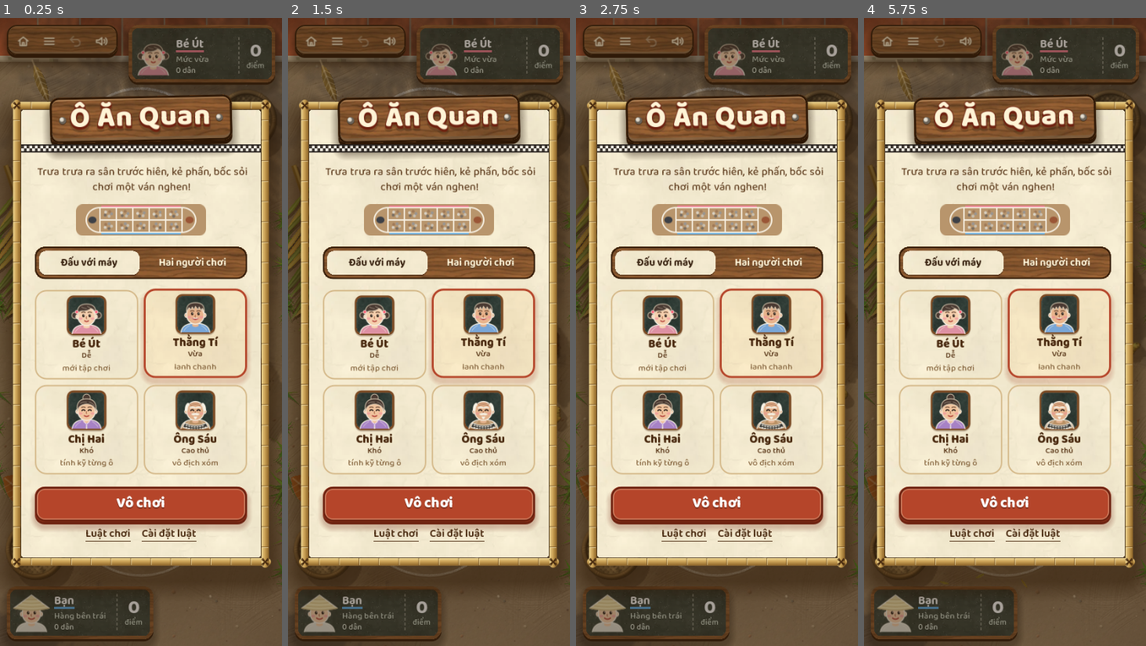
Above: before the commit, frames 1-4 (left to right).
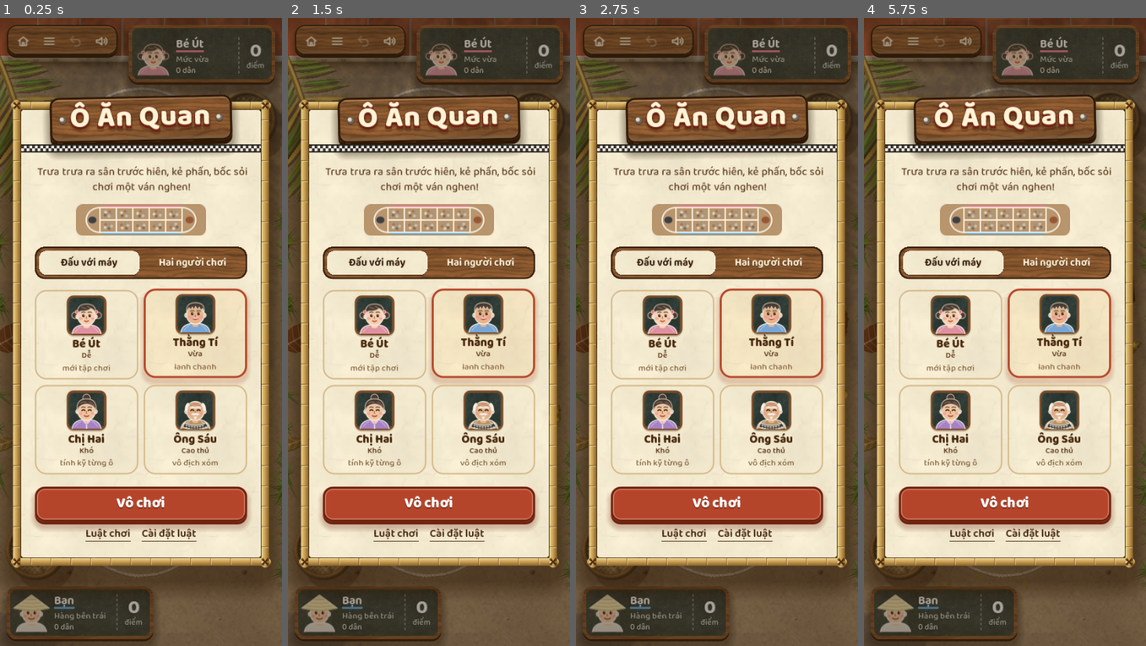
Above: after the commit, the same moments.

Repository: holinhcz/vu-mua
Game: Godot game, scene res://main.tscn
The game is run twice, just before and just after one commit, with the same random seed, the same clock (stepped at 60 frames per second) and the same inputs.
Inputs (mouse positions are in pixels of both pictures, inside the frame that each line leads up to):
- Up to frame 1 (0.25 s): no input
- Up to frame 2 (1.5 s): tap Enter at 0.5 s; drag from (429, 332) to (457, 193) at 0.52 s; drag from (429, 332) to (414, 457) at 1.27 s
- Up to frame 3 (2.75 s): move the mouse to (745, 193) at 2.02 s; hold Right from 2.03 s (still down); tap Z at 2.1 s
- Up to frame 4 (5.75 s): release Right at 2.75 s; tap Space at 2.75, 4.25 s; drag from (990, 457) to (920, 237) at 2.77 s; tap Enter at 3.5, 5 s; move the mouse to (1089, 426) at 3.52 s; hold Left 3.53-4.25 s; tap 5 at 3.6 s; drag from (920, 237) to (962, 175) at 4.27 s; move the mouse to (1019, 332) at 5.02 s; hold Down from 5.03 s (still down); tap 1 at 5.1 s; click (1019, 332) at 5.17 s

The runs differ from the first frame. In frame 1, 1.0% of the frame differs, in the area x 0-100%, y 5-95%; in frame 2, 1.0%; in frame 3, 1.0%; in frame 4, 1.0%.

Commit message:
Ô ăn quan riêng: bỏ lu nước, nón, dép; sỏi dân + quan vẽ lại 9px (tools/oq/oq9.py, 40+2 file peb/); gà + nền đất lấy bên caro
Co-Authored-By: Claude Opus 5.5 <noreply@anthropic.com>
Claude-Session: https://claude.ai/code/session_01TQanobV4trnR46FjZ3o1gf

Diff:
--- a/src/oaq/logic/oq/oq_art.gd
+++ b/src/oaq/logic/oq/oq_art.gd
@@ -4,11 +4,10 @@
 # bóng đổ của hình theo mặt trời, chân dung vẽ phấn màu (SVG), biểu tượng nút.
 # Hình nào giống hệt Cờ gánh (đất, gạch tàu, gà, dép, lu, chổi, tàu dừa) lấy chung ui/img/cg/; hình riêng ở ui/img/oq/.
 
-const OWN := ["basket", "non", "quan", "pebbles", "uiwood", "uislate", "uipaper"]
-const PEB_N := 40
-const PEB_SZ := 72
+const OWN := ["basket", "uiwood", "uislate", "uipaper", "peb/"]
+const PEB_N := 40   # sỏi dân 9px (Link 11-22 "vẽ lại sỏi 4k 9px"): mỗi viên 1 file peb/p0..39, quan peb/q0, q1 (tools/oq/oq9.py)
 static func path(name: String) -> String:
-	return ("res://ui/img/oq/" if OWN.has(name) else "res://ui/img/cg/") + name + ".webp"
+	return ("res://ui/img/oq/" if OWN.has(name) or name.begins_with("peb/") else "res://ui/img/cg/") + name + ".webp"
 
 static var _font := {}
 static var _base: FontFile = null
--- a/src/oaq/logic/oq/oq_bg.gd
+++ b/src/oaq/logic/oq/oq_bg.gd
@@ -125,10 +125,10 @@
 	var H: float = L.H
 	_rng_seed(20261028)
 	texture_repeat = CanvasItem.TEXTURE_REPEAT_ENABLED
-	# đất sân: ảnh lặp, cỡ theo màn
-	var ts := maxf(560.0, maxf(W, H) * 0.62) / 1024.0
+	# đất sân: ảnh đất 9px của sân caro (Link 11-22 "lấy nền đất bên caro qua"), 9 điểm ảnh / css, lặp
+	var ts := 1.0 / 9.0
 	_T(xf(Vector2.ZERO, 0.0, Vector2(ts, ts)))
-	draw_texture_rect_region(A.img("ground"), Rect2(0, 0, W / ts, H / ts), Rect2(0, 0, W / ts, H / ts))
+	draw_texture_rect_region(A.img("dat"), Rect2(0, 0, W / ts, H / ts), Rect2(0, 0, W / ts, H / ts))
 	_T()
 	radial(Vector2(W * 0.42, H * 0.5), maxf(W, H) * 0.75, [[0.0, Color8(255, 236, 200, 26)], [1.0, Color8(60, 35, 15, 41)]])
 	_porch(L)
@@ -301,33 +301,7 @@
 					t += ha * 0.5
 				done = true
 				break
-	# dép lào để trên bậc hiên (26 cm)
-	var dl := 26 * CM
-	var dD := dl / 0.82
-	for tries in 80:
-		if sp != null:
-			break
-		var x := dD * 0.5 + rng() * (W - dD)
-		var y := ph + dl * (0.02 + rng() * 0.22)
-		if free.call(x, y, dl * 0.52):
-			sp = Vector2(x, y)
-	if sp != null:
-		var a := (rng() - 0.5) * 0.5
-		on_ground("dep", Rect2i(), sp, dD, dD, a, dl * 0.035)
-		used.call(sp.x, sp.y, dl * 0.6)
-	# lu da lươn ở góc hiên
-	for f in [30, 27]:
-		var lr: float = f * CM
-		sp = _find_spot(L, lr, false, func(x: float, y: float) -> float:
-			var off := maxf(0, lr - x) + maxf(0, x + lr - W) + maxf(0, lr - y) + maxf(0, y + lr - H)
-			if off > lr * 0.8 or absf(x - cx) < W * 0.22:
-				return -1e9
-			return -absf(y - (ph + lr * 0.1)) * 0.6 + absf(x - cx) * 0.6 - off * 2)
-		if sp != null:
-			var D := lr * 2 / 0.92
-			on_ground("lu", Rect2i(), sp, D, D, 0.0, lr * 1.3)
-			used.call(sp.x, sp.y, lr * 1.02)
-			break
+	# Link 11-22: bỏ dép, lu nước, nón lá
 	# chổi chà nằm dọc bậc hiên hoặc mép dưới, cán ló ra ngoài màn
 	var bl := minf(110 * CM, W * 0.5)
 	var bh := bl / 3
@@ -387,14 +361,6 @@
 		while t <= 0.5:
 			used.call(fb[0] + cos(fb[2]) * fl * t, fb[1] + sin(fb[2]) * fl * t, fl * 0.13)
 			t += 0.125
-	# nón lá 42 cm, ló ra mép màn tối đa một phần ba
-	var nr := 21 * CM
-	sp = _find_spot(L, nr * 1.05, false, func(x: float, y: float) -> float:
-		var off := maxf(0, nr - x) + maxf(0, x + nr - W) + maxf(0, nr - y) + maxf(0, y + nr - H)
-		return -1e9 if off > nr * 0.65 else far.call(x, y) * 0.5 + (40.0 if y > cy else 0.0) - off * 2)
-	if sp != null:
-		_non(sp.x, sp.y, nr)
-		used.call(sp.x, sp.y, nr * 1.08)
 	# lá khô (lá bàng, lá xoài) rải rác
 	var placed := 0
 	var want := mini(10, roundi(W * H / (s * s * 3.2)))
@@ -446,16 +412,6 @@
 	for b in blades:
 		_fill(b[0], b[1])
 	_T()
-
-func _non(x: float, y: float, r: float) -> void:
-	# quai nón nằm lòi ra dưới vành
-	var pts := cubic(Vector2(x - r * 0.5, y + r * 0.62), Vector2(x - r * 0.75, y + r * 1.1), Vector2(x - r * 0.2, y + r * 1.25), Vector2(x + r * 0.15, y + r * 0.9), 20)
-	var lw := maxf(2.0, r * 0.05)
-	_T(xf(Vector2(1.5, 2)))
-	draw_polyline(pts, Color8(40, 25, 10, 60), lw * 1.4, true)
-	_T()
-	draw_polyline(pts, Color("#e9e2d6"), lw, true)
-	on_ground("non", Rect2i(), Vector2(x, y), 2 * r, 2 * r, 0.0, r * 0.8)
 
 func _frond(x: float, y: float, ln: float, ang: float) -> void:
 	var bend := ln * 0.12
--- a/src/oaq/logic/oq/oq_game.gd
+++ b/src/oaq/logic/oq/oq_game.gd
@@ -473,10 +473,10 @@
 			c.x = q3.x
 			c.y = q3.y
 
-func _draw_animal(name: String, cell: int, ln: float, span: float, x: float, y: float, a: float, pose: int, off: Vector2) -> void:
-	var k := ((roundi(a / TAU * 16) % 16) + 16) % 16
+func _draw_animal(name: String, ln: float, span: float, x: float, y: float, rot: float, off: Vector2) -> void:
+	# gà 9px của caro (Link 11-22 "lấy gà bên caro qua"): 1 ảnh nhìn từ trên, xoay theo hướng đi; chỉ bóng sát đất
 	var D := ln / span
-	A.on_ground(self, K, name, Rect2i(k * cell, pose * cell, cell, cell), Vector2(x, y) + off, D, D, 0.0, ln * 0.5)
+	A.on_ground(self, K, name, Rect2i(), Vector2(x, y) + off, D, D, rot, 0.0)
 
 # ============================================================ sỏi (hình + vật lý)
 func mk_stone(kind: String, home: String, p: Vector2, variant := -1) -> Dictionary:
@@ -942,10 +942,10 @@
 	if FARM.hen != null and not _baking:
 		for c in FARM.chicks:
 			var hop: float = absf(sin(c.hop)) * c.len * 0.06
-			_draw_animal("chick", 72, c.len, 0.57, c.x, c.y - hop, c.a, c.peck, sh)
+			_draw_animal("gacon", c.len, 0.91, c.x + cos(c.a) * c.len * 0.08 * c.peck, c.y - hop + sin(c.a) * c.len * 0.08 * c.peck, c.a, sh)
 		var h = FARM.hen
 		var bob: float = sin(h.bob) * h.len * 0.01
-		_draw_animal("hen", 200, h.len, 0.72, h.x, h.y + bob, h.a, h.peck, sh)
+		_draw_animal("ga", h.len, 0.6, h.x + cos(h.a) * h.len * 0.05 * h.peck, h.y + bob + sin(h.a) * h.len * 0.05 * h.peck, h.a - 2.6, sh)
 	# ô đi được: vệt nắng mờ trong ô + vòng phấn
 	var live := human_live()
 	_LG(sh)
@@ -993,8 +993,8 @@
 			continue
 		var a2 := (al * 0.45 if st.z > 0.25 else al) * 0.7
 		draw_texture_rect_region(A.atlas, Rect2(P.x + off * 0.55 - ss / 2, P.y + off * 0.75 - ss / 2 + R * 0.12, ss, ss * 0.92), A.R_SOFT, Color(1, 1, 1, a2))
-	var qt := A.img("quan")
-	var pb := A.img("pebbles")
+	var qt: Texture2D = null
+	var pb: Texture2D = null
 	var up := func(st: Dictionary) -> bool: return st.home == "h" or (st.fly != null and st.z > 0.05)
 	for st in lst:
 		if not up.call(st):
@@ -1054,10 +1054,9 @@
 	var D: float = st.r * L.s * 2 / 0.8 * (1 + st.z * 0.28)
 	var dst := Rect2(P.x - D / 2, Y - D / 2, D, D)
 	if st.kind == "q":
-		draw_texture_rect_region(qt, dst, Rect2(int(st.v) * 200, 0, 200, 200))
+		draw_texture_rect(A.img("peb/q%d" % (int(st.v) % 2)), dst, false)
 	else:
-		var v: int = st.v
-		draw_texture_rect_region(pb, dst, Rect2((v % 10) * A.PEB_SZ, (v / 10) * A.PEB_SZ, A.PEB_SZ, A.PEB_SZ))
+		draw_texture_rect(A.img("peb/p%d" % (int(st.v) % A.PEB_N)), dst, false)
 
 # bóng mềm của cẳng tay + nắm tay trên đất, thò vô từ mép màn phía người đang rải
 func _arm_shadow(fx: float, fy: float, p: int, vis: float, sh: Vector2) -> void:
Binary file removed: src/oaq/ui/img/cg/basket.webp
Binary file removed: src/oaq/ui/img/cg/chick.webp
Binary file added: src/oaq/ui/img/cg/dat.webp
Binary file removed: src/oaq/ui/img/cg/dep.webp
Binary file added: src/oaq/ui/img/cg/ga.webp
Binary file added: src/oaq/ui/img/cg/gacon.webp
Binary file removed: src/oaq/ui/img/cg/ground.webp
Binary file removed: src/oaq/ui/img/cg/hen.webp
Binary file removed: src/oaq/ui/img/cg/lu.webp
Binary file removed: src/oaq/ui/img/cg/non.webp
Binary file removed: src/oaq/ui/img/cg/quan.webp
Binary file removed: src/oaq/ui/img/oq/non.webp
(and 44 more such lines)
